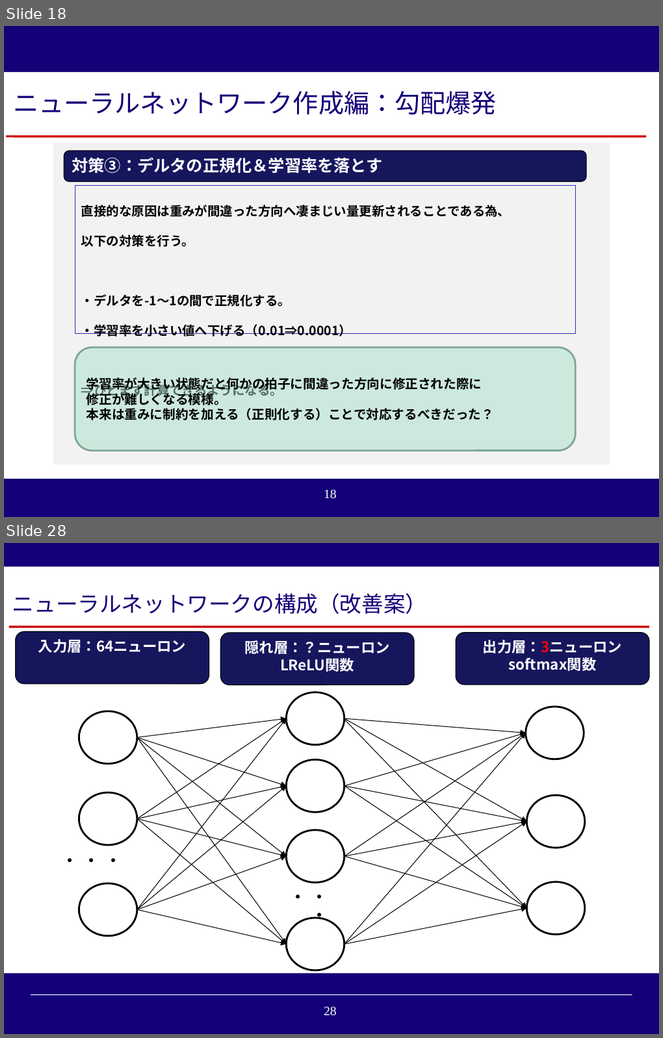
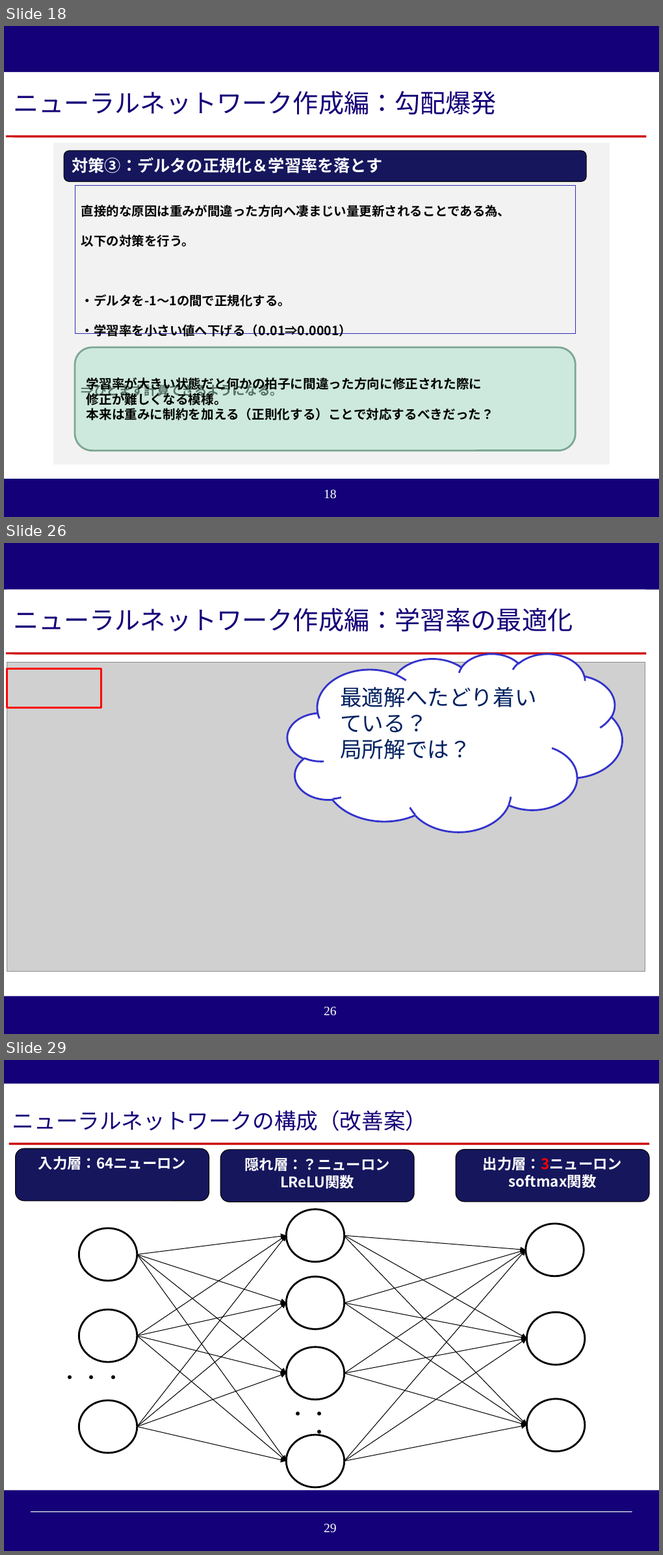
Before and after one commit to reversi-ir/ai-program, a slide deck: reversi-ai/result/オセロAI_技術アカデミー用説明資料.pptx. Shown one above the other, each under a label of ours: slides 18 and 28 before the commit, slides 18, 26 and 29 after it; the slides between them are not shown. The pictures are 663x1038 and 663x1555 pixels, drawn with LibreOffice and Linux fonts; fonts in the diff are those of the drawing; grey boxes stand for pictures; background and template pictures are left out. Boxes give left, top, right and bottom in pixels: in the first picture for what was removed or moved away, otherwise in the second. Text is boxed around its words. In the diff, an @@ line names an element or a change of style, - is before the commit and + after.

```diff
--- a/reversi-ai/result/オセロAI_技術アカデミー用説明資料.pptx
+++ b/reversi-ai/result/オセロAI_技術アカデミー用説明資料.pptx
@@ slide 26 added at (4, 543, 659, 1034), background #140078; not listed: 1 template element that a slide beside it also shows @@
@@ rectangle added at (4, 590, 659, 997), fill #FFFFFF @@
@@ rectangle added at (7, 590, 646, 650), fill #FFFFFF, 28 pt, text #140078 @@
+ニューラルネットワーク作成編：学習率の最適化
@@ line added from (6, 653) to (647, 653), #CC0000 2.25 pt @@
@@ cloud added at (287, 653, 623, 832), fill #FFFFFF, outline #3333CC 2 pt, 24 pt, text #002060 @@
+最適解へたどり着いている？
+局所解では？
@@ picture added at (7, 662, 646, 972) @@
@@ rectangle added at (7, 669, 101, 708), outline #FF0000 2 pt @@
@@ what was slide 28 is now slide 29 @@
@@ page number at (324, 1524, 337, 1533): text changed @@
-28
+29
```
Also in this commit, not shown: 2 slides changed, 1 other slide added, 1 slide removed, 9 other files.
